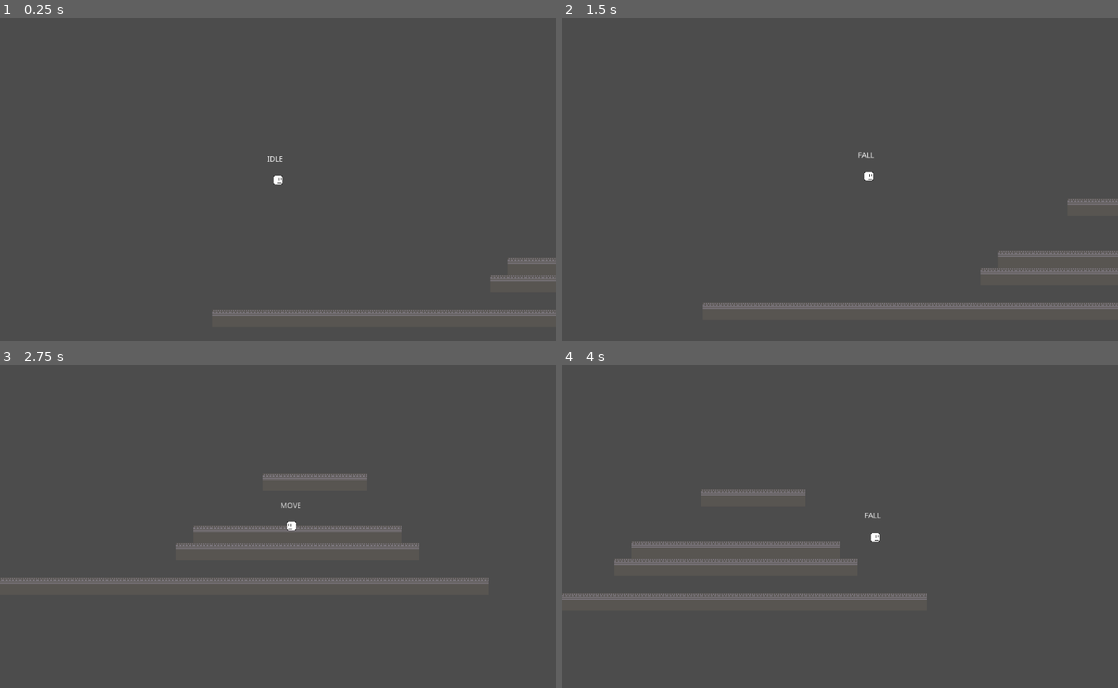
Above: before the commit, frames 1-4 (two rows, left to right).
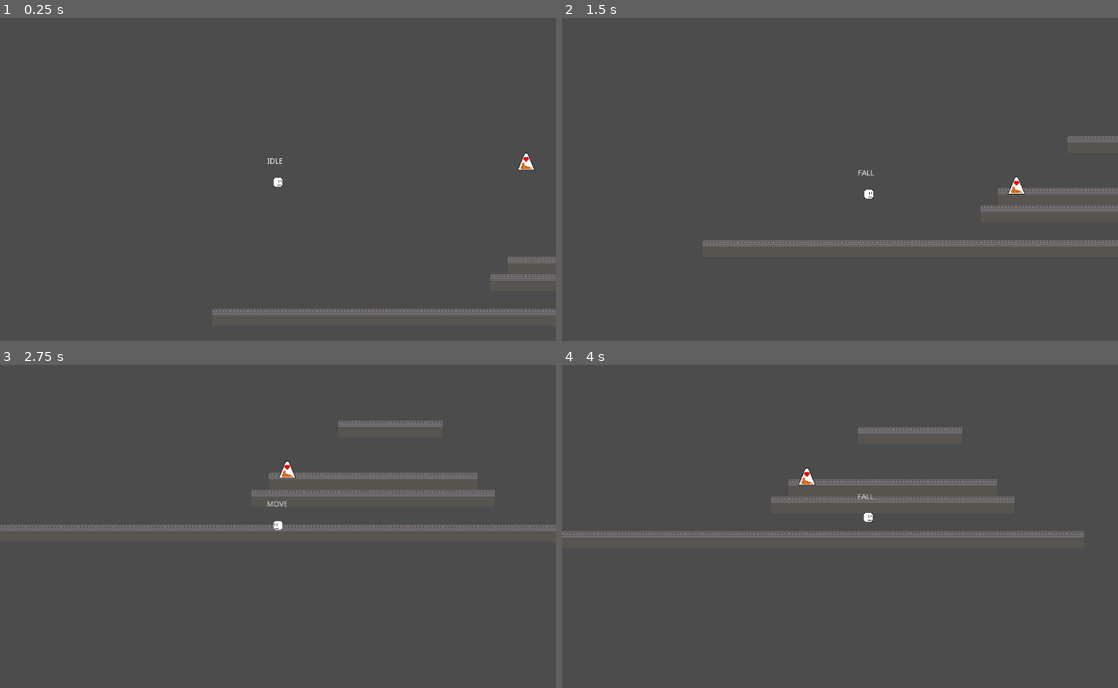
Above: after the commit, the same moments.

Repository: fralcalde/Boxy
Game: Godot game, scene res://scenes/MainScene.tscn
The game is run twice, just before and just after one commit, with the same random seed, the same clock (stepped at 60 frames per second) and the same inputs.
Inputs:
- Up to frame 1 (0.25 s): no input
- Up to frame 2 (1.5 s): hold Right (ui_right) from 0.53 s (still down); tap Up (ui_up) at 0.77 s
- Up to frame 3 (2.75 s): tap Up (ui_up) at 1.52 s; release Right (ui_right) at 2.03 s; hold Left (ui_left) from 2.03 s (still down)
- Up to frame 4 (4 s): release Left (ui_left) at 2.78 s; hold Right (ui_right) from 2.78 s (still down); tap Up (ui_up) at 3.02, 3.77 s

The runs differ from the first frame. In frame 1, 0.7% of the frame differs, in the area x 38-100%, y 41-93%; in frame 2, 3.4%; in frame 3, 3.7%; in frame 4, 4.2%, in the area x 0-94%, y 19-73%.

Commit message:
Added scene and assets for a first enemy, feetseekers. Reorganized player related files.

Diff:
--- a/project.godot
+++ b/project.godot
@@ -15,9 +15,14 @@
 "path": "res://src/actors/actor.gd"
 }, {
 "base": "Actor",
+"class": "FeetSeeker",
+"language": "GDScript",
+"path": "res://src/actors/feetseeker/FeetSeeker.gd"
+}, {
+"base": "Reference",
 "class": "Player",
 "language": "GDScript",
-"path": "res://src/actors/player.gd"
+"path": "res://src/actors/player/player.gd"
 }, {
 "base": "Node",
 "class": "State",
@@ -26,13 +31,14 @@
 } ]
 _global_script_class_icons={
 "Actor": "",
+"FeetSeeker": "",
 "Player": "",
 "State": ""
 }
 
 [application]
 
-config/name="platformer2d"
+config/name="Boxy"
 run/main_scene="res://scenes/MainScene.tscn"
 config/icon="res://resources/player/player16x16.png"
 
@@ -53,6 +59,7 @@
 [physics]
 
 common/enable_pause_aware_picking=true
+2d/default_gravity=196
 
 [rendering]
 
--- a/scenes/MainScene.tscn
+++ b/scenes/MainScene.tscn
@@ -1,8 +1,9 @@
-[gd_scene load_steps=4 format=2]
+[gd_scene load_steps=5 format=2]
 
 [ext_resource path="res://scenes/levels/test_map_32.tscn" type="PackedScene" id=1]
 [ext_resource path="res://scenes/actors/player.tscn" type="PackedScene" id=2]
 [ext_resource path="res://scenes/Camera.tscn" type="PackedScene" id=3]
+[ext_resource path="res://scenes/actors/FeetSeeker.tscn" type="PackedScene" id=4]
 
 [node name="MainScene" type="Node2D"]
 
@@ -12,3 +13,6 @@
 position = Vector2( 89, 332 )
 
 [node name="Camera2D" parent="Player" instance=ExtResource( 3 )]
+
+[node name="FeetSeeker" parent="." instance=ExtResource( 4 )]
+position = Vector2( 546, 299 )
--- /dev/null
+++ b/scenes/actors/FeetSeeker.tscn
@@ -0,0 +1,23 @@
+[gd_scene load_steps=3 format=2]
+
+[ext_resource path="res://resources/feet_seeker/feet_seeker.png" type="Texture" id=1]
+[ext_resource path="res://src/actors/feetseeker/FeetSeeker.gd" type="Script" id=2]
+
+[node name="FeetSeeker" type="KinematicBody2D"]
+collision_layer = 2
+script = ExtResource( 2 )
+
+[node name="Sprite" type="Sprite" parent="."]
+texture = ExtResource( 1 )
+
+[node name="CollisionPolygon2D" type="CollisionPolygon2D" parent="."]
+polygon = PoolVector2Array( -2, -15, 2, -15, 15, 15, -15, 15 )
+
+[node name="RayRight" type="RayCast2D" parent="."]
+enabled = true
+cast_to = Vector2( 500, 0 )
+collision_mask = 4
+
+[node name="RayLeft" type="RayCast2D" parent="."]
+enabled = true
+cast_to = Vector2( -500, 0 )
--- a/scenes/actors/player.tscn
+++ b/scenes/actors/player.tscn
@@ -1,7 +1,7 @@
 [gd_scene load_steps=33 format=2]
 
 [ext_resource path="res://resources/player/player16x16.png" type="Texture" id=1]
-[ext_resource path="res://src/actors/player.gd" type="Script" id=2]
+[ext_resource path="res://src/actors/player/player.gd" type="Script" id=2]
 [ext_resource path="res://src/actors/player/IDLE.gd" type="Script" id=3]
 [ext_resource path="res://src/actors/player/MOVE.gd" type="Script" id=4]
 [ext_resource path="res://src/actors/player/JUMP.gd" type="Script" id=5]
@@ -117,6 +117,7 @@
 
 [node name="Player" type="KinematicBody2D"]
 collision_layer = 4
+collision_mask = 3
 script = ExtResource( 2 )
 
 [node name="Sprite" type="Sprite" parent="."]
--- /dev/null
+++ b/src/actors/feetseeker/FeetSeeker.gd
@@ -0,0 +1,6 @@
+class_name FeetSeeker
+extends Actor
+
+# Called when the node enters the scene tree for the first time.
+func _ready():
+	pass # Replace with function body.
Binary file added: resources/feet_seeker/feet_seeker.png
Not shown, added: resources/feet_seeker/feet_seeker.png.import
Renamed: src/actors/player.gd -> src/actors/player/player.gd
